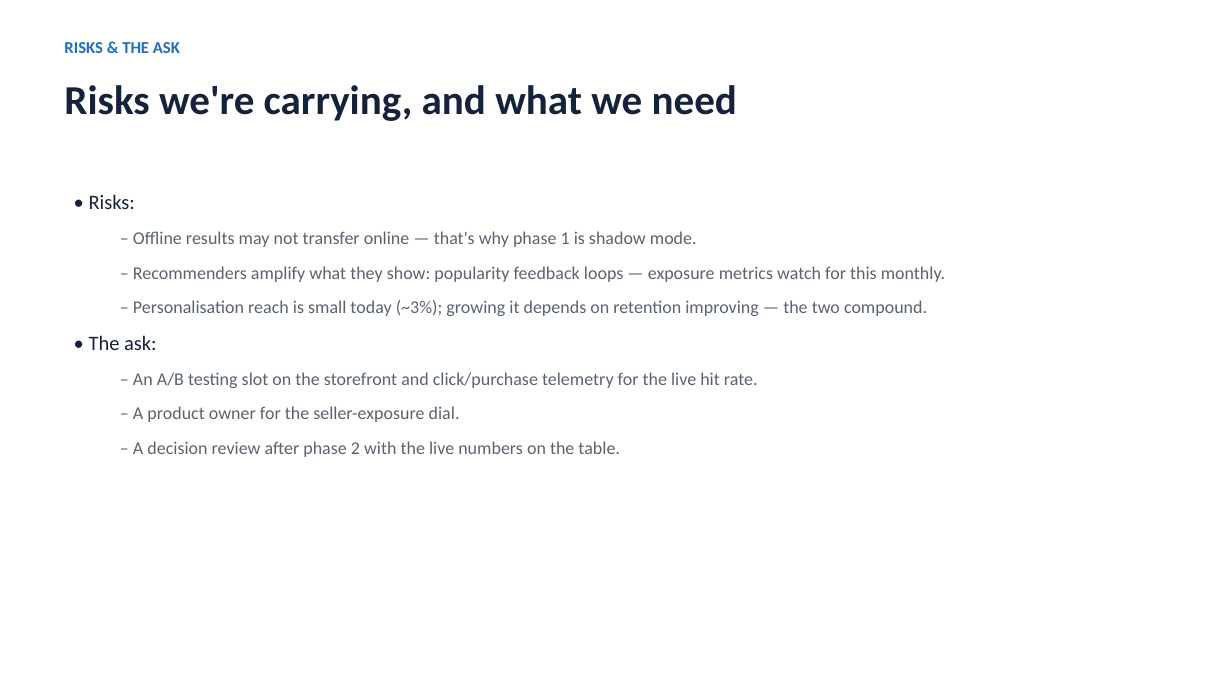
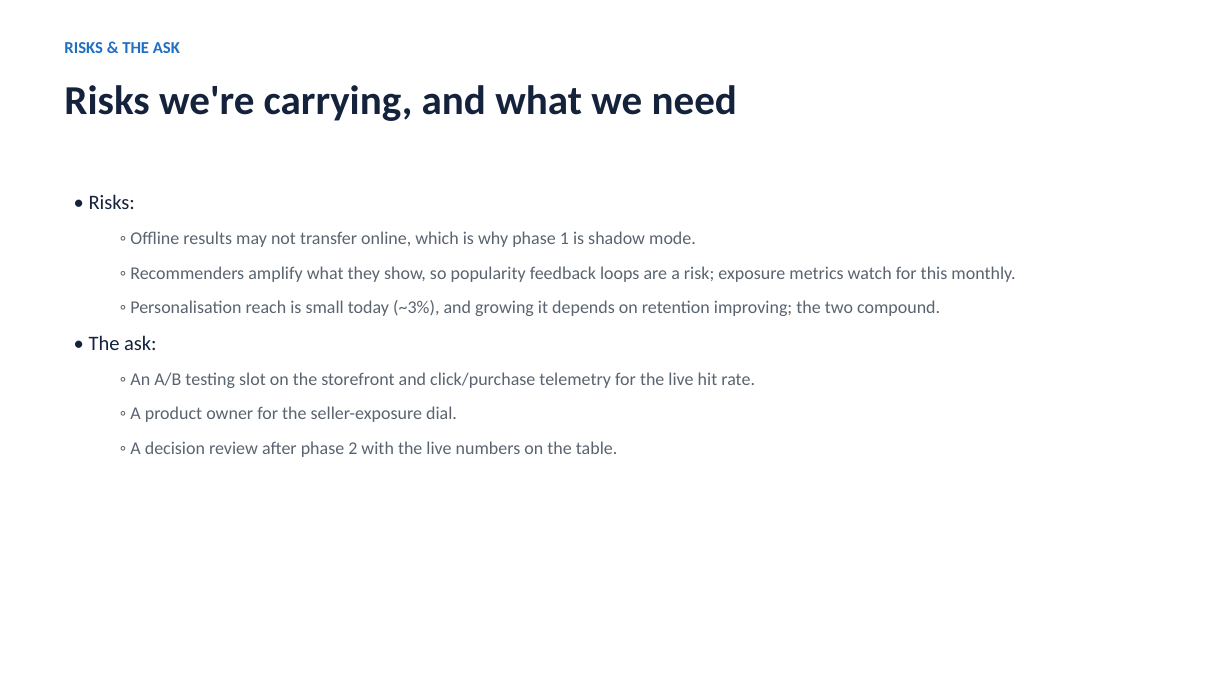
Before and after one commit to jmonzada/ecommerce-recommender-capstone, a slide deck: slide 9 of presentations/business_deck.pptx. Drawn at 1232x693 pixels with LibreOffice and Linux fonts; fonts in the diff are those of the drawing. Boxes give left, top, right and bottom in pixels: in the first picture for what was removed or moved away, otherwise in the second. Text is boxed around its words. In the diff, an @@ line names an element or a change of style, - is before the commit and + after.

Commit message:
docs: humanize submission prose (dash-free, de-AI'd) + portable technical deck PDF
Report, README, docs, and both decks rewritten to read naturally and carry
zero em/en dashes or arrow glyphs. An adversarial per-document check confirmed
humanization changed only wording: every number, CI, metric, figure reference,
and claim is preserved (verified against the pre-humanization version). Adds
presentations/technical_deck.pdf (portable, one landscape page per slide) so
the technical deck is viewable without a browser. 38 tests pass; lint clean.

```diff
--- a/presentations/business_deck.pptx
+++ b/presentations/business_deck.pptx
@@ text at [130,231,1015,316]: text changed @@
-  – Offline results may not transfer online — that's why phase 1 is shadow mode.
-  – Recommenders amplify what they show: popularity feedback loops — exposure metrics watch for this monthly.
-  – Personalisation reach is small today (~3%); growing it depends on retention improving — the two compound.
+  ◦ Offline results may not transfer online, which is why phase 1 is shadow mode.
+  ◦ Recommenders amplify what they show, so popularity feedback loops are a risk; exposure metrics watch for this monthly.
+  ◦ Personalisation reach is small today (~3%), and growing it depends on retention improving; the two compound.
@@ text at [130,372,755,457]: text changed @@
-  – An A/B testing slot on the storefront and click/purchase telemetry for the live hit rate.
-  – A product owner for the seller-exposure dial.
-  – A decision review after phase 2 with the live numbers on the table.
+  ◦ An A/B testing slot on the storefront and click/purchase telemetry for the live hit rate.
+  ◦ A product owner for the seller-exposure dial.
+  ◦ A decision review after phase 2 with the live numbers on the table.
```
Also in this commit, not shown: 7 other slides changed, 9 other files.
